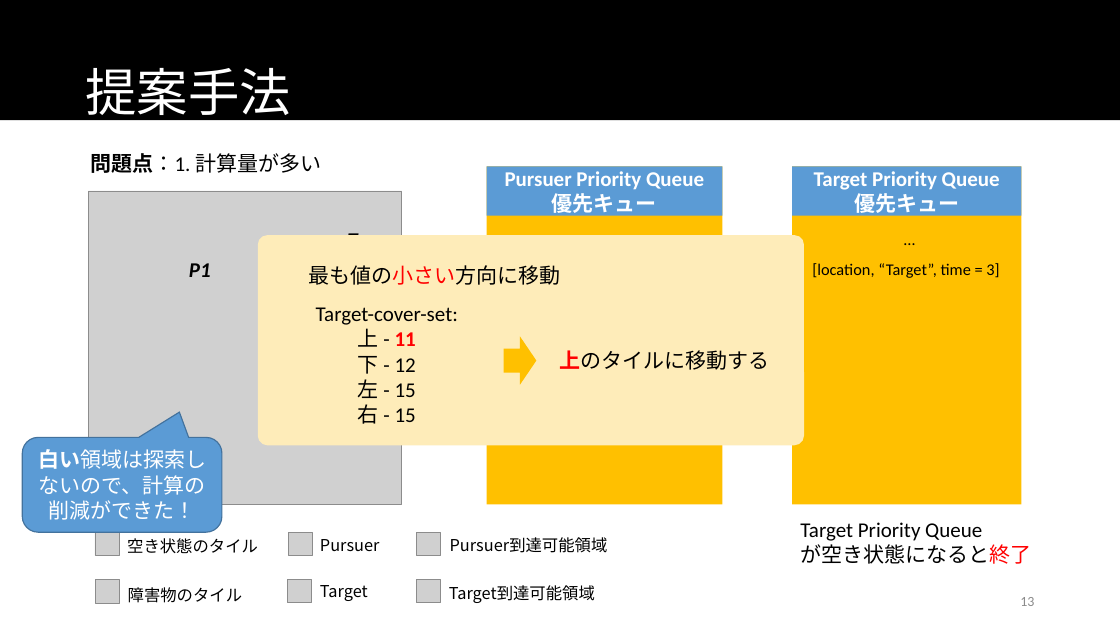
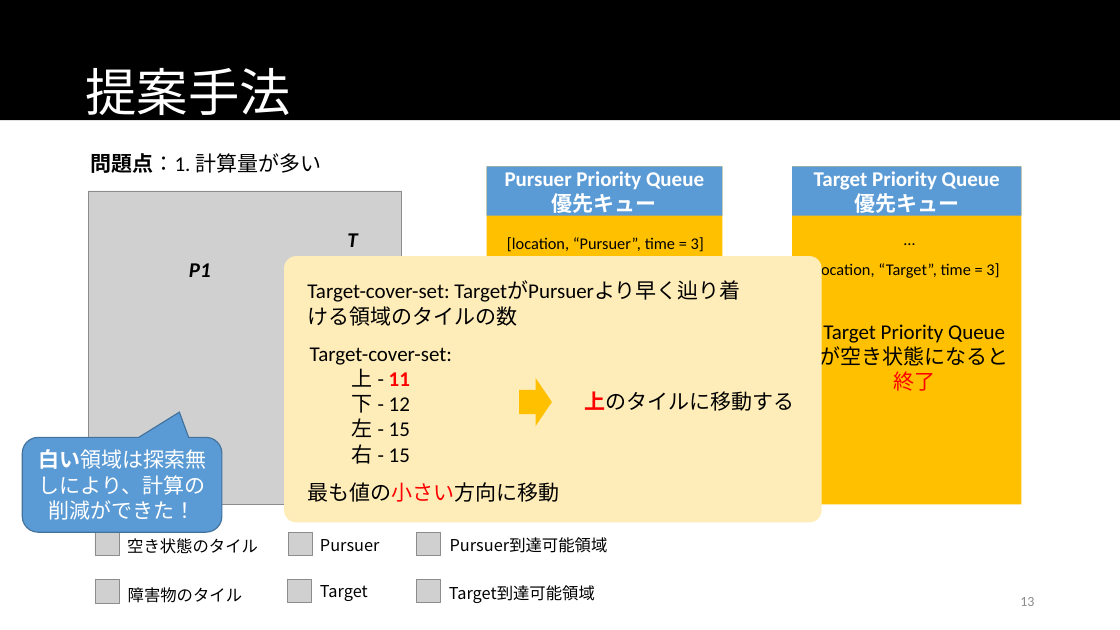
Before and after one commit to namidairo777/xiao_multiagent, a slide deck: slide 13 of documents/情報処理学会TANGXIAO_20170312.pptx. Drawn at 1120x630 pixels with LibreOffice and Linux fonts; fonts in the diff are those of the drawing; grey boxes stand for pictures. Boxes give left, top, right and bottom in pixels: in the first picture for what was removed or moved away, otherwise in the second. Text is boxed around its words. In the diff, an @@ line names an element or a change of style, - is before the commit and + after.

```diff
--- a/documents/情報処理学会TANGXIAO_20170312.pptx
+++ b/documents/情報処理学会TANGXIAO_20170312.pptx
@@ rounded rectangle resized from (x1=258, y1=235, x2=804, y2=445) to (x1=284, y1=256, x2=822, y2=523) @@
@@ text added at (x1=307, y1=284, x2=449, y2=302), 18 pt, text #000000 @@
+Target-cover-set: TargetがPursuerより早く辿り着ける領域のタイルの数
@@ text "Target Priority Queue" moved from (x1=800, y1=522, x2=1031, y2=564) to (x1=820, y1=324, x2=1009, y2=391) @@
@@ text "Target Priority Queue" at (x1=820, y1=324, x2=1009, y2=391): alignment left to centre @@
@@ text "Target-cover-set:" moved from (x1=316, y1=307, x2=458, y2=424) to (x1=310, y1=347, x2=452, y2=464) @@
@@ down arrow moved from (x1=504, y1=337, x2=536, y2=385) to (x1=520, y1=378, x2=552, y2=426) @@
@@ text "上のタイルに移動する" moved from (x1=559, y1=350, x2=769, y2=370) to (x1=585, y1=391, x2=795, y2=411) @@
@@ text in rounded speech box at (x1=38, y1=449, x2=206, y2=520): text changed @@
-白い領域は探索しないので、計算の削減ができた！
+白い領域は探索無しにより、計算の削減ができた！
@@ text "最も値の小さい方向に移動" moved from (x1=309, y1=265, x2=561, y2=285) to (x1=307, y1=482, x2=559, y2=502) @@
```
Also in this commit, not shown: 13 other slides changed, 1 slide added, 13 other files.
